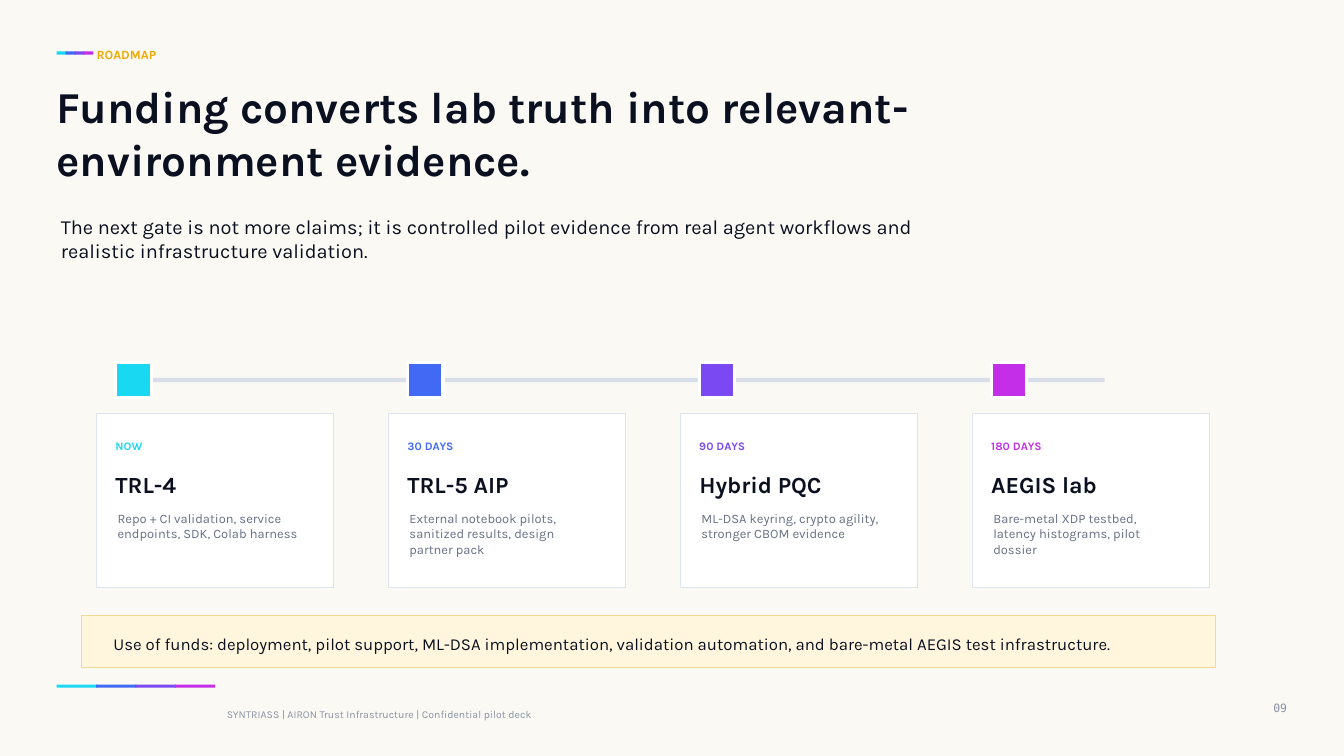
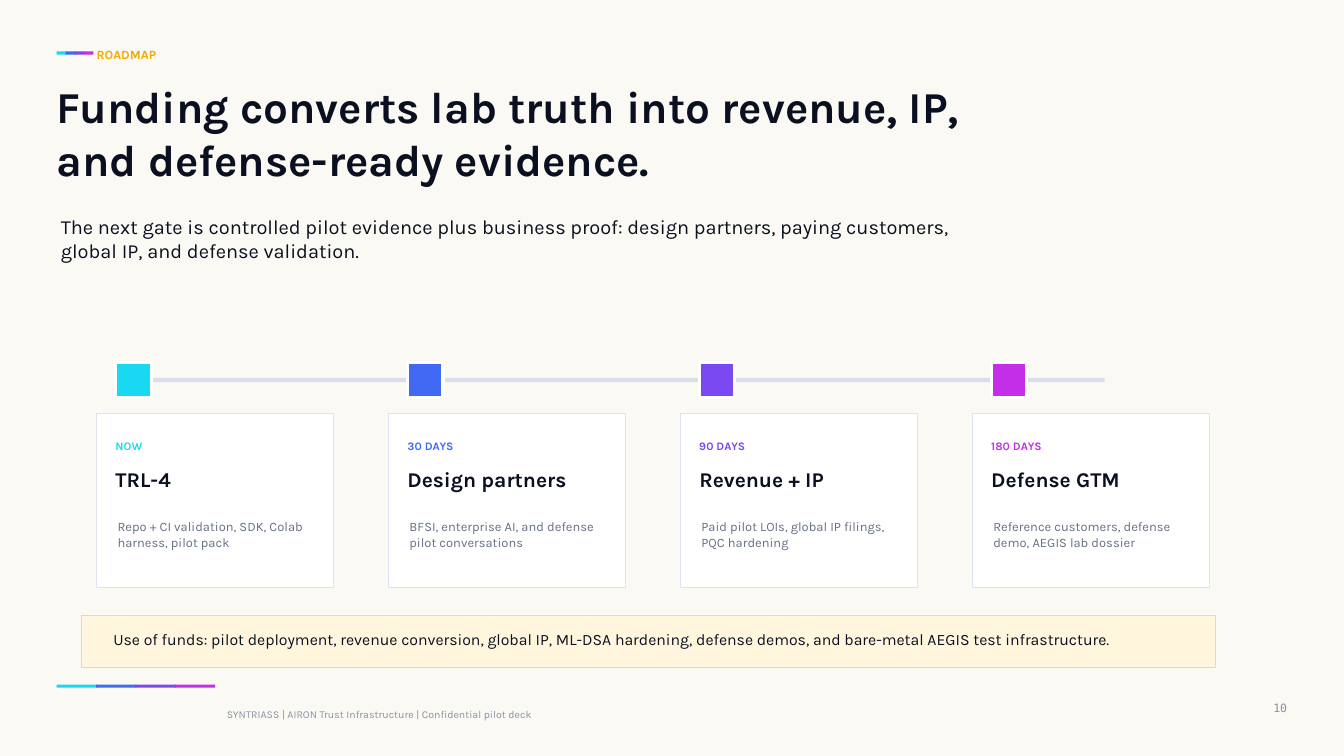
Before and after one commit to richardrich999888-rgb/AIP-agent-identity-protocol-, a slide deck: slide 10 of pitch-decks/airon-agent-passport-trust-gateway.pptx (slide 9 before the commit). Drawn at 1344x756 pixels with LibreOffice and Linux fonts; fonts in the diff are those of the drawing. Boxes give left, top, right and bottom in pixels: in the first picture for what was removed or moved away, otherwise in the second. Text is boxed around its words. In the diff, an @@ line names an element or a change of style, - is before the commit and + after.

```diff
--- a/pitch-decks/airon-agent-passport-trust-gateway.pptx
+++ b/pitch-decks/airon-agent-passport-trust-gateway.pptx
@@ text at <box>57,91,959,187</box>: text changed @@
-Funding converts lab truth into relevant-environment evidence.
+Funding converts lab truth into revenue, IP, and defense-ready evidence.
@@ text at <box>61,220,948,263</box>: text changed @@
-The next gate is not more claims; it is controlled pilot evidence from real agent workflows and realistic infrastructure validation.
+The next gate is controlled pilot evidence plus business proof: design partners, paying customers, global IP, and defense validation.
@@ text "TRL-4" at <box>115,473,170,487</box>: size 16.5 to 15 pt @@
@@ text at <box>407,472,566,493</box>: text changed; size 16.5 to 15 pt @@
-TRL-5 AIP
+Design partners
@@ text at <box>699,473,824,488</box>: text changed; size 16.5 to 15 pt @@
-Hybrid PQC
+Revenue + IP
@@ text at <box>991,472,1120,488</box>: text changed; size 16.5 to 15 pt @@
-AEGIS lab
+Defense GTM
@@ text at <box>118,522,302,550</box>: text changed @@
-Repo + CI validation, service endpoints, SDK, Colab harness
+Repo + CI validation, SDK, Colab harness, pilot pack
@@ text at <box>409,522,594,550</box>: text changed @@
-External notebook pilots, sanitized results, design partner pack
+BFSI, enterprise AI, and defense pilot conversations
@@ text at <box>701,522,884,550</box>: text changed @@
-ML-DSA keyring, crypto agility, stronger CBOM evidence
+Paid pilot LOIs, global IP filings, PQC hardening
@@ text at <box>993,522,1171,548</box>: text changed @@
-Bare-metal XDP testbed, latency histograms, pilot dossier
+Reference customers, defense demo, AEGIS lab dossier
@@ text at <box>113,634,1109,649</box>: text changed; size 12 to 11.2 pt @@
-Use of funds: deployment, pilot support, ML-DSA implementation, validation automation, and bare-metal AEGIS test infrastructure.
+Use of funds: pilot deployment, revenue conversion, global IP, ML-DSA hardening, defense demos, and bare-metal AEGIS test infrastructure.
@@ text at <box>1273,703,1287,712</box>: text changed @@
-09
+10
```
Also in this commit, not shown: 2 other slides changed, 2 slides added, 1 slide removed, 3 other files.
